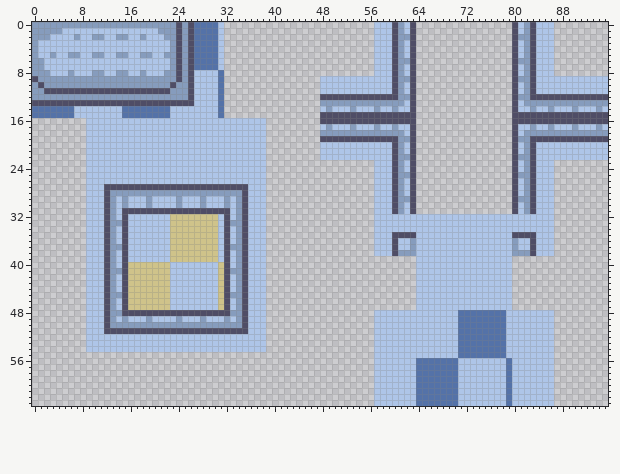
File history of a sprite sheet, root/assets/art/ingame/scenario/home/kitchen/tileset-ladrilho.png. Above: the version before the commit.
The file is 96x64 pixels.
New version:
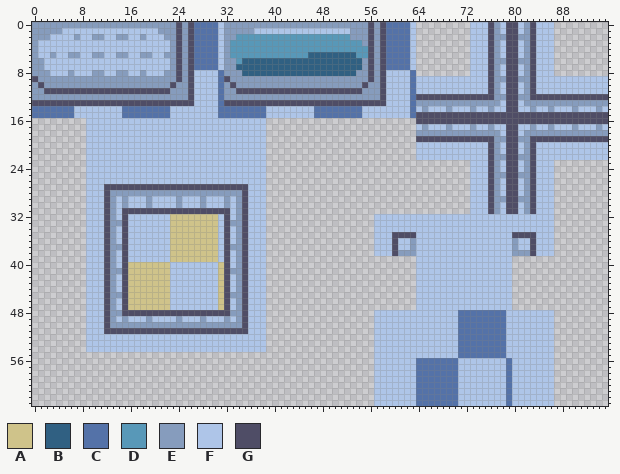
Palette (. is transparent): A #cfc38a  B #306082  C #5472a8  D #5898b8  E #869cbd  F #aec5e8  G #4f4d66
The edit:
y 0: x 32..63 .........................FFFGEFG -> EEEEEEEEEEEEEEEEEEEEEEEEGEGCCCCF; x 73..79 ....... -> FFFGEFG
y 1: x 32..63 .........................FFFGEFG -> EEEEEFFFFFFFFFFFFFFFFEEEGEGCCCCF; x 73..79 ....... -> FFFGEFG
y 2: x 32..63 .........................FFFGEEG -> EEDDDDDDDDDDDDDDDDDDDEEEGEGCCCCF; x 73..79 ....... -> FFFGEEG
y 3: x 32..63 .........................FFFGEFG -> EDDDDDDDDDDDDDDDDDDDDDDEGEGCCCCF; x 73..79 ....... -> FFFGEFG
y 4: x 32..63 .........................FFFGEFG -> EDDDDDDDDDDDDDDDDDDDDDDDGEGCCCCF; x 73..79 ....... -> FFFGEFG
y 5: x 32..63 .........................FFFGEFG -> EDDDDDDDDDDDDDBBBBBBBBDDGEGCCCCF; x 73..79 ....... -> FFFGEFG
y 6: x 32..63 .........................FFFGEEG -> EEDBBBBBBBBBBBBBBBBBBBBEGEGCCCCF; x 73..79 ....... -> FFFGEEG
y 7: x 32..63 .........................FFFGEFG -> EEBBBBBBBBBBBBBBBBBBBBBEGEGCCCCF; x 73..79 ....... -> FFFGEFG
y 8: x 32..58 .........................FF -> EEEBBBBBBBBBBBBBBBBBBBEEGEG; x 60..61 GE -> FF; x 63 G -> C; x 73..79 ....... -> FFFGEFG
y 9: x 32..58 ................FFFFFFFFFFF -> GEEEEEEEEEEEEEEEEEEEEEEEGEG; x 60..79 GEEG................ -> FFFCFFFFFFFFFFFFGEEG
y 10: x 32..58 ................FFFFFFFFFFF -> EGEEEEEEEEEEEEEEEEEEEEEGEEG; x 60..61 GE -> FF; x 63..79 G................ -> CFFFFFFFFFFFFGEFG
y 11: x 32..58 ................FFFFFFFFFFF -> EEGGGGGGGGGGGGGGGGGGGGGEEEG; x 60..61 GE -> FF; x 63..79 G................ -> CFFFFFFFFFFFFGEFG
y 12: x 32..57 ................GGGGGGGGGG -> EEEEEEEEEEEEEEEEEEEEEEEEEE; x 59..79 GGEEG................ -> FFFFCGGGGGGGGGGGGGEEG
y 13: x 32..61 ................EEEEEEEEEEEEEE -> GGGGGGGGGGGGGGGGGGGGGGGGGGGFFF; x 63..79 G................ -> CEEEEEEEEEEEEEEFG
y 14: x 32..54 ................FEFFFEF -> CCCCCCCFFFFFFFFCCCCCCCC; x 57 E -> F; x 60 E -> F; x 63..79 G................ -> CFEFFFEFFFEFFEFFG
y 15: x 32..79 ................GGGGGGGGGGGGGGGG................ -> CCCCCCCFFFFFFFFCCCCCCCCFFFFFFFFCGGGGGGGGGGGGGGGG
y 16: x 48..79 GGGGGGGGGGGGGGGG................ -> ................GGGGGGGGGGGGGGGG
y 17: x 48..79 FEFFFEFFFEFFEFFG................ -> ................FEFFFEFFFEFFEFFG
y 18: x 48..79 EEEEEEEEEEEEEEFG................ -> ................EEEEEEEEEEEEEEFG
y 19: x 48..79 GGGGGGGGGGGGGEEG................ -> ................GGGGGGGGGGGGGEEG
y 20..21: x 48..79 FFFFFFFFFFFFGEFG................ -> ................FFFFFFFFFFFFGEFG
y 22: x 48..79 FFFFFFFFFFFFGEEG................ -> ................FFFFFFFFFFFFGEEG
y 23..24: x 57..63 FFFGEFG -> .......; x 73..79 ....... -> FFFGEFG
y 25: x 57..63 FFFGEEG -> .......; x 73..79 ....... -> FFFGEEG
y 26..28: x 57..63 FFFGEFG -> .......; x 73..79 ....... -> FFFGEFG
y 29: x 57..63 FFFGEEG -> .......; x 73..79 ....... -> FFFGEEG
y 30..31: x 57..63 FFFGEFG -> .......; x 73..79 ....... -> FFFGEFG
